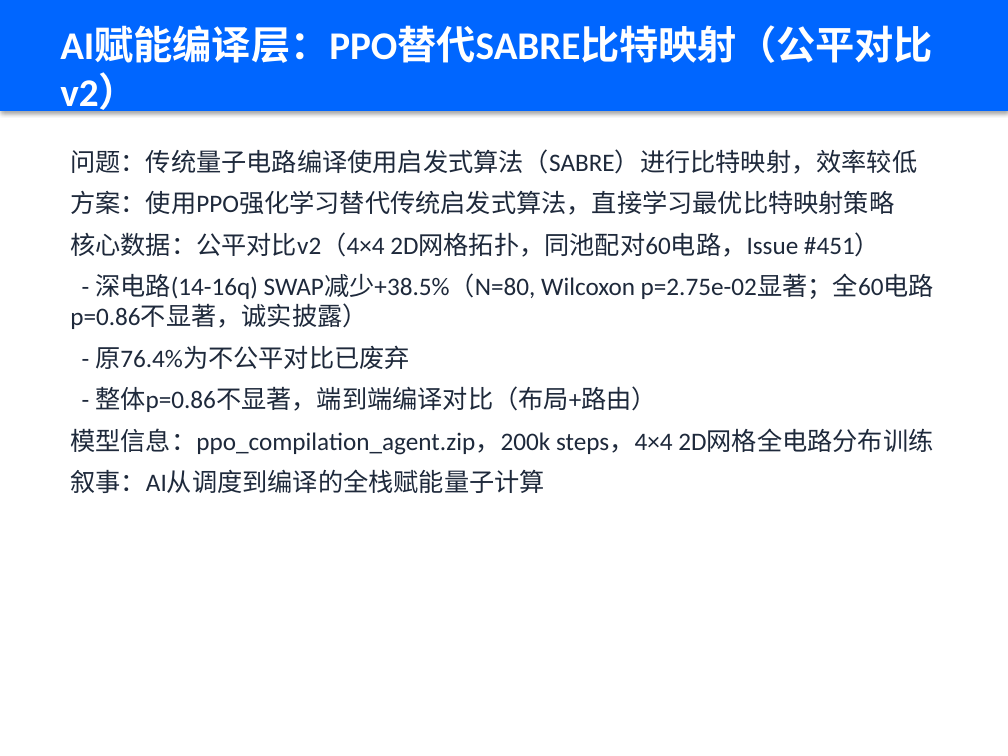
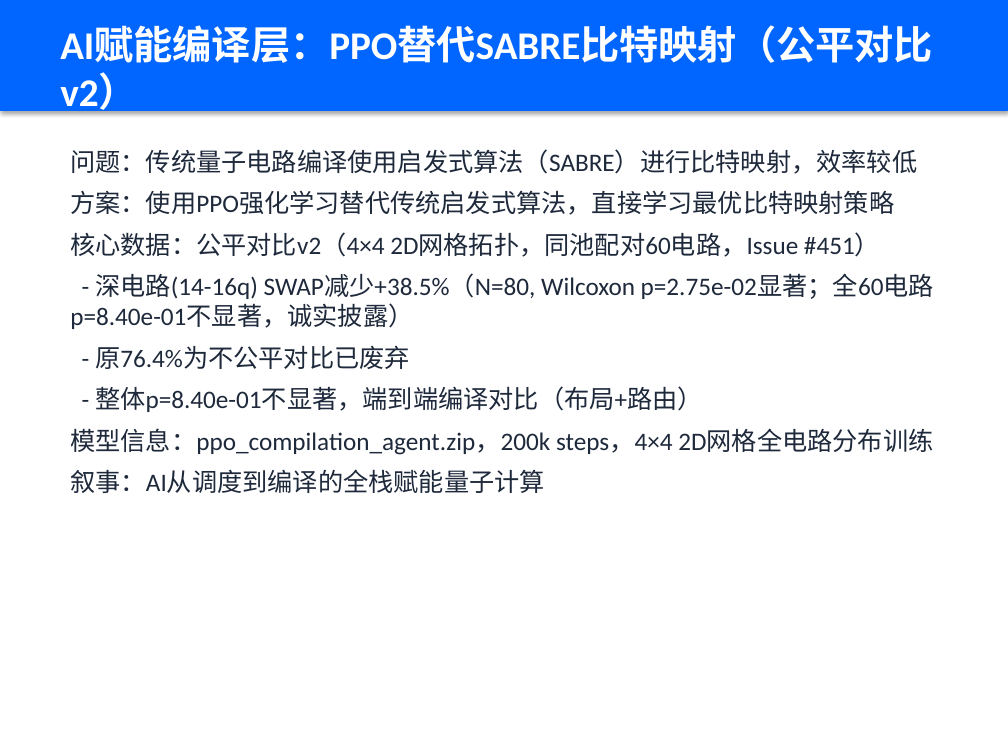
Before and after one commit to xiabai2008/quantum-rl-scheduler, a slide deck: slide 7 of deliverable_models/答辩PPT.pptx. Drawn at 1008x756 pixels with LibreOffice and Linux fonts; fonts in the diff are those of the drawing. Boxes give left, top, right and bottom in pixels: in the first picture for what was removed or moved away, otherwise in the second. Text is boxed around its words. In the diff, an @@ line names an element or a change of style, - is before the commit and + after.

```diff
--- a/deliverable_models/答辩PPT.pptx
+++ b/deliverable_models/答辩PPT.pptx
@@ text at [70,274,934,329]: text changed @@
-- 深电路(14-16q) SWAP减少+38.5%（N=80, Wilcoxon p=2.75e-02显著；全60电路p=0.86不显著，诚实披露）
+- 深电路(14-16q) SWAP减少+38.5%（N=80, Wilcoxon p=2.75e-02显著；全60电路p=8.40e-01不显著，诚实披露）
@@ text at [95,386,703,412]: text changed @@
-- 整体p=0.86不显著，端到端编译对比（布局+路由）
+- 整体p=8.40e-01不显著，端到端编译对比（布局+路由）
```
Also in this commit, not shown: 5 other files.
